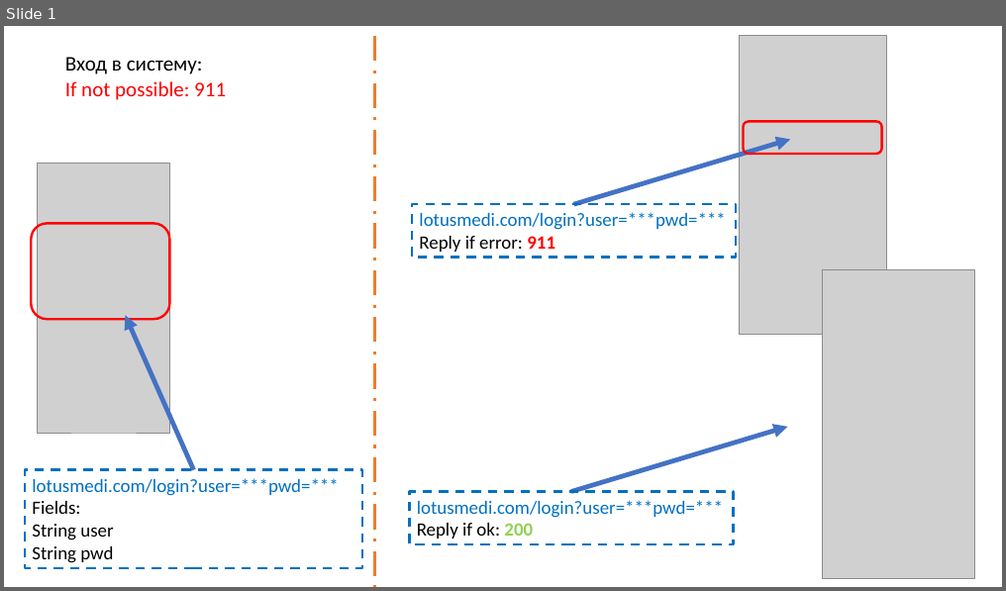
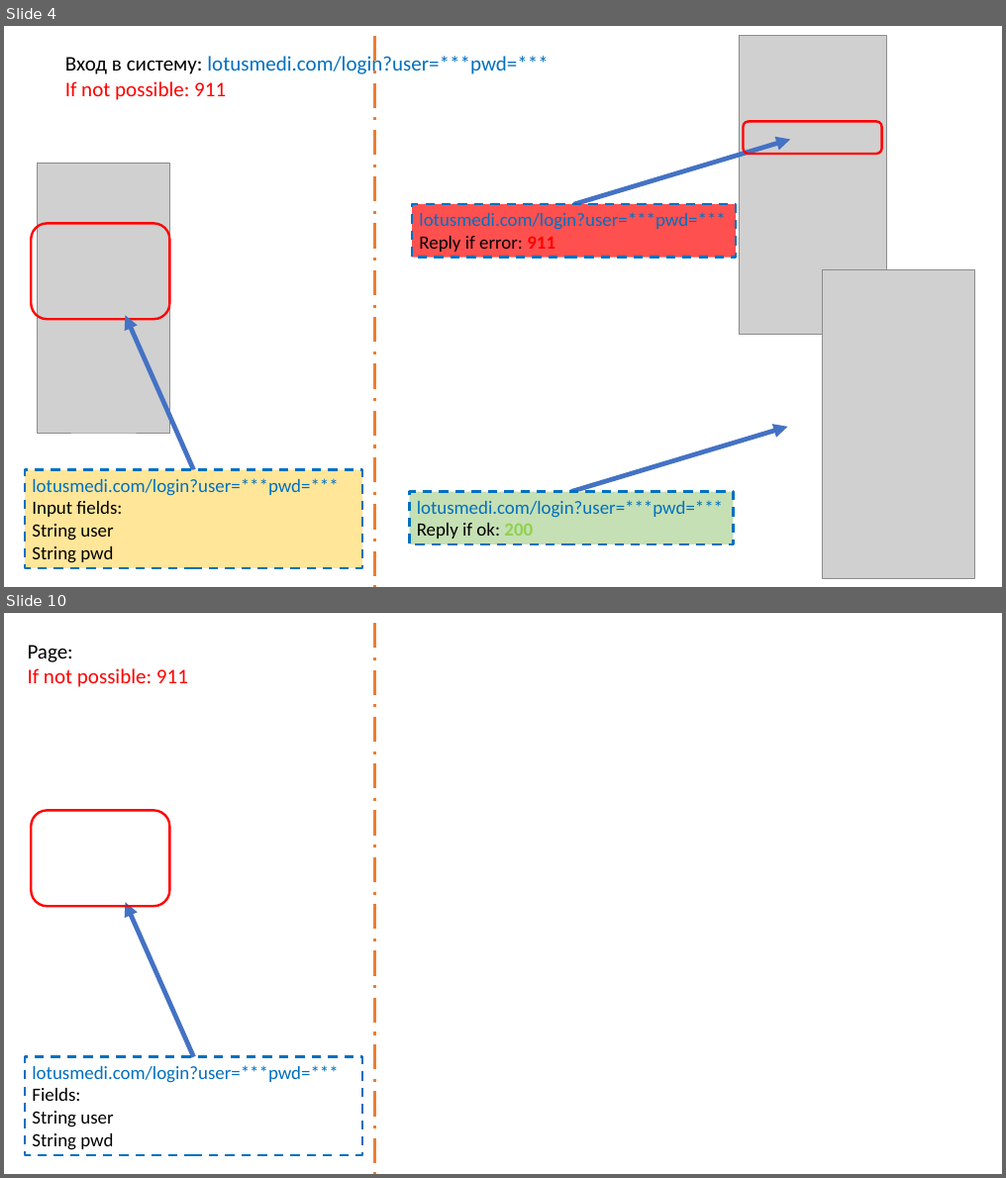
Before and after one commit to MarinaPak108/lotus, a slide deck: scenarioFlowChart.pptx. Shown one above the other, each under a label of ours: slide 1 before the commit, slides 4 and 10 after it; the slides between them are not shown. The pictures are 1006x591 and 1006x1178 pixels, drawn with LibreOffice and Linux fonts; fonts in the diff are those of the drawing; grey boxes stand for pictures. Boxes give left, top, right and bottom in pixels: in the first picture for what was removed or moved away, otherwise in the second. Text is boxed around its words. In the diff, an @@ line names an element or a change of style, - is before the commit and + after.

```diff
--- a/scenarioFlowChart.pptx
+++ b/scenarioFlowChart.pptx
@@ slide 10 added at [4, 613, 1002, 1174], background #FFFFFF @@
@@ line added from (375, 623) to (375, 1174), #ED7D31 3 pt dashed @@
@@ text added at [28, 645, 188, 687], 20 pt, text #FF0000 @@
+Page:
+If not possible: 911
@@ rounded rectangle added at [31, 811, 169, 906], outline #FF0000 2.25 pt @@
@@ arrow added from (193, 1057) to (126, 903), #4472C4 4.5 pt @@
@@ rectangle added at [25, 1057, 362, 1155], outline #0070C0 2.25 pt dashed, 18 pt, text #0070C0 @@
+lotusmedi.com/login?user=***pwd=***
+Fields:
+String user
+String pwd
@@ what was slide 1 is now slide 4 @@
@@ slide 4 changed as well @@
@@ text at [65, 54, 548, 75]: text changed; text colour #000000 to #0070C0 @@
-Вход в систему:
+Вход в систему: lotusmedi.com/login?user=***pwd=***
@@ rectangle "lotusmedi.com/login?user=***pwd=***" at [412, 204, 737, 258]: fill none to #FF5050 @@
@@ rectangle "lotusmedi.com/login?user=***pwd=***" at [25, 470, 362, 568]: fill none to #FFE699 @@
@@ rectangle "lotusmedi.com/login?user=***pwd=***" at [410, 491, 734, 545]: fill none to #C5E0B4 @@
@@ text in rectangle at [32, 501, 122, 517]: text changed @@
-Fields:
+Input fields:
```
Also in this commit, not shown: 1 other slide changed, 9 other slides added, 1 other file.
